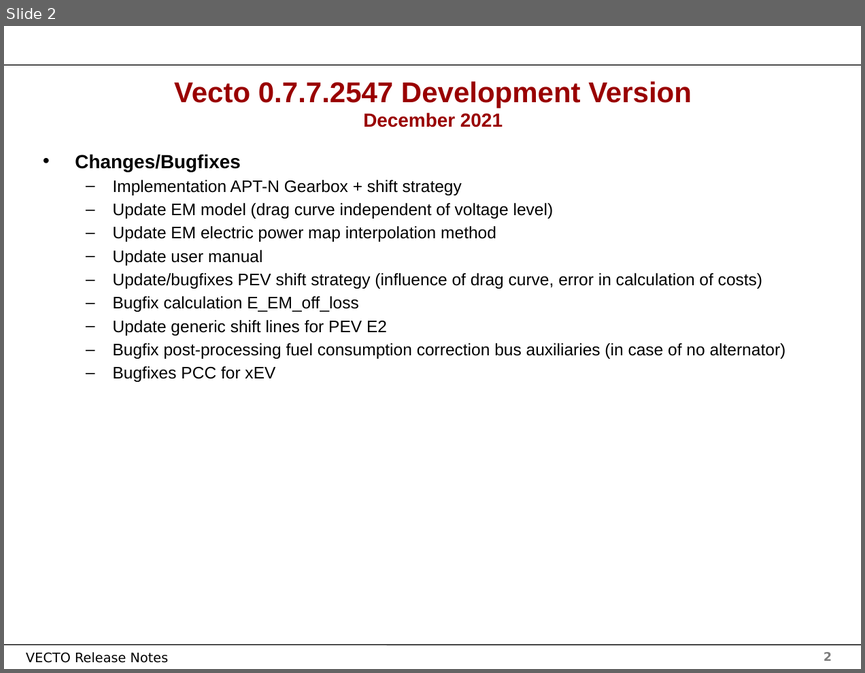
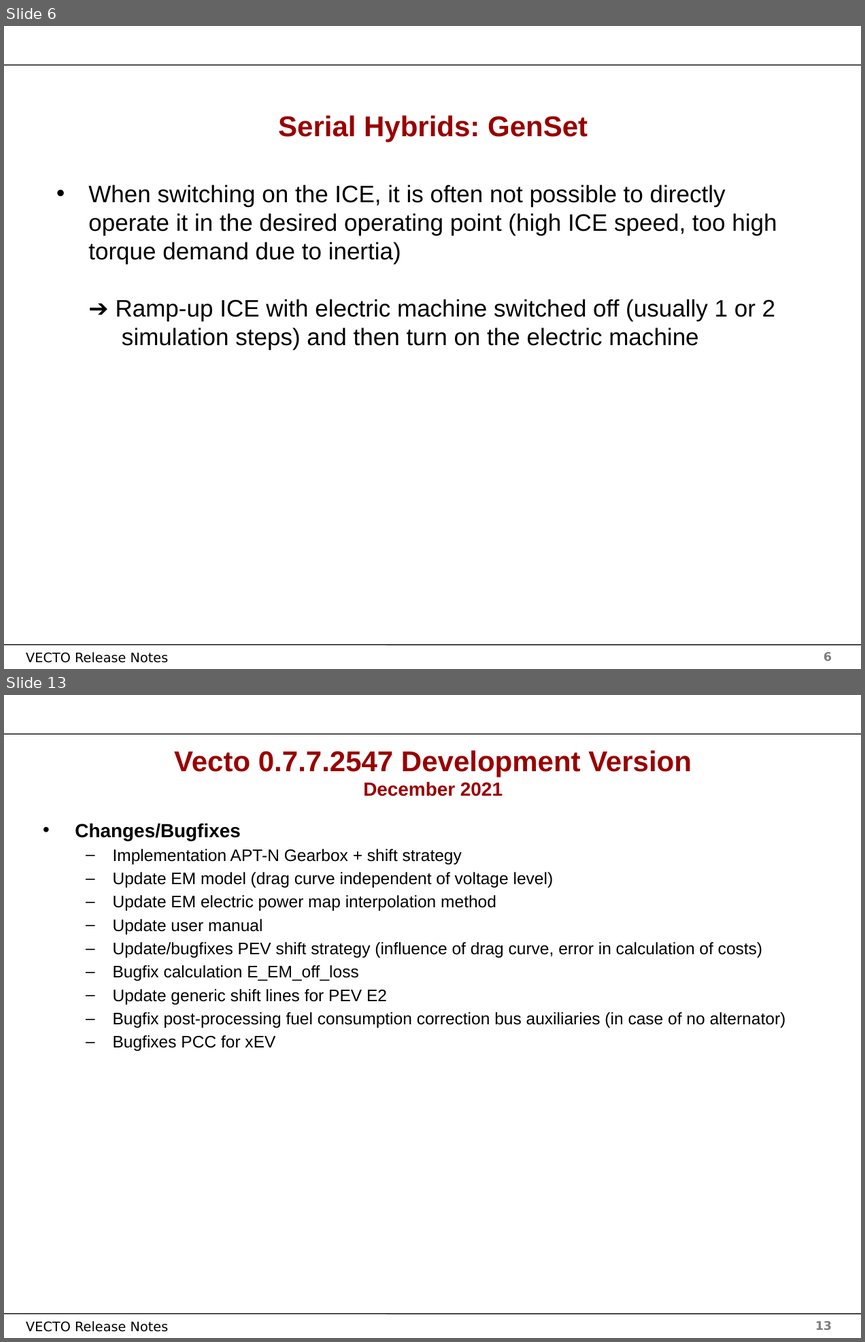
Before and after one commit to tanawadeatharva/BharatVECTO, a slide deck: Documentation/User Manual Source/Release Notes Vecto3.x.pptx. Shown one above the other, each under a label of ours: slide 2 before the commit, slides 6 and 13 after it; the slides between them are not shown. The pictures are 865x673 and 865x1342 pixels, drawn with LibreOffice and Linux fonts; fonts in the diff are those of the drawing; background and template pictures are left out. Boxes give left, top, right and bottom in pixels: in the first picture for what was removed or moved away, otherwise in the second. Text is boxed around its words. In the diff, an @@ line names an element or a change of style, - is before the commit and + after.

```diff
--- a/Documentation/User Manual Source/Release Notes Vecto3.x.pptx
+++ b/Documentation/User Manual Source/Release Notes Vecto3.x.pptx
@@ slide 6 added at box(4, 26, 861, 669), background #FFFFFF; not listed: 4 template elements that a slide beside it also shows @@
@@ title added at box(278, 115, 587, 142), 24 pt, text #990000, bold @@
+Serial Hybrids: GenSet
@@ text added at box(88, 184, 776, 350), 20 pt, text #000000 @@
+• When switching on the ICE, it is often not possible to directly operate it in the desired operating point (high ICE speed, too high torque demand due to inertia)
+  ➔ Ramp-up ICE with electric machine switched off (usually 1 or 2
+  simulation steps) and then turn on the electric machine
@@ what was slide 2 is now slide 13 @@
@@ page number at box(815, 1321, 832, 1329): text changed @@
-2
+13
```
Also in this commit, not shown: 1 slide changed, 10 other slides added.
